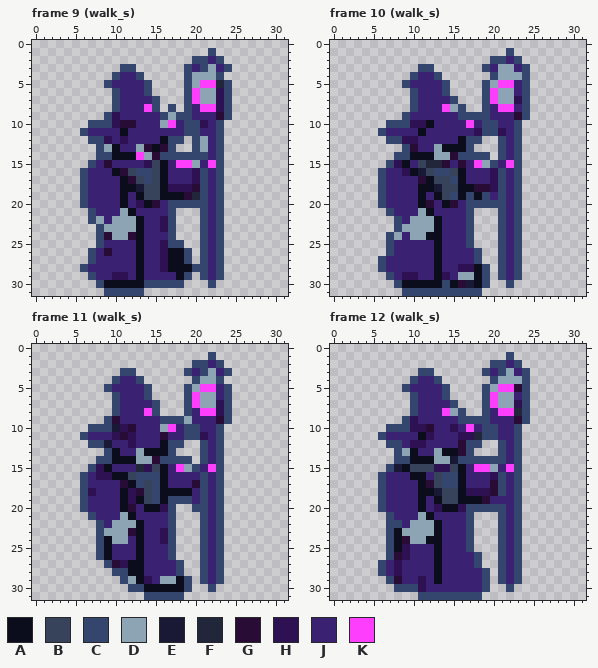
Two states of a pixel-art file, projects/007_survivors/art/wizard.aseprite. This is how it looked before the edit.
32x32 pixels, 59 frames. Shown: frame 9 (walk_s), frame 10 (walk_s), frame 11 (walk_s), frame 12 (walk_s). The commit also changed other frames, which this record leaves out.
Palette (. is transparent): A #0c0d1c  B #36435b  C #34466e  D #8ca4b4  E #191935  F #21263b  G #290c36  H #2d1153  J #3b2171  K #fd3ffd
Pixels before, frame 9 (walk_s), first column x 6:
 1 ................C..
 2 ..............CCJC.
 3 .....CC......CJCDJC
 4 ....CJJC.....CDDDC.
 5 ...CJJJJC....CDKKFC
 6 ....CJJJC....CKDDHC
 7 ....CJJJJC...CKDDHC
 8 ....CJJJKC.C.CJKKHC
 9 ...CHJJJJJCDCCJJJGC
10 .CCCHGGJJJDKJCCHJC.
11 CJJJJAJJJJJJJCCJJC.
12 .CCHJHJJJJACC.CDJC.
13 ..CDAJJDGAGC..CDJC.
14 ..CCAAAKDGCCCCCCJC.
15 .CJGJJJJHBAJKKDJKC.
16 CJJJAGBCCBAJJJHCJC.
17 CJJJJAGBCBAJJJHCJC.
18 CJJJJAAEBBAHHHGCJC.
19 CJJJJAJABBAAAGFCJC.
20 CJJJJAJHAGJCCCCCJC.
21 .CJJJDAJJJJC...CJC.
22 .CDJDDDAJJHC...CJC.
23 ..CDDDDAJJHC...CJC.
24 ..CGDDGAJJJC...CJC.
25 ..CJJJJAJJHCC..CJC.
26 .CJGJJJAJJHAAC.CJC.
27 .CJJJJJAJJHAAC.CJC.
28 CJJJJJJAJJHAAACCJC.
29 .CJJHHJAJJJJAC.CJC.
30 ..CAAAAACCCCC...C..
31 ...CCCCC...........
Pixels before, frame 10 (walk_s), first column x 6:
 1 ................C..
 2 ..............CCJC.
 3 .....CC......CJDDJC
 4 ....CJJC......CDDDC
 5 ...CJJJJC....CDKKJC
 6 ....CJJJC....CKDDJC
 7 ....CJJJJC...CKDDHC
 8 ....CJJJKDC..CJKKJC
 9 ...CJJJJJJCCCCJJJGC
10 .CCCHHAJJJJKJCCJJC.
11 CJJJJAJJJJJJHCCHJC.
12 .CCHHJJJJJACC..CJC.
13 ...CGJJDAAAC...CJC.
14 ..CCAAADDGCCCC.CJC.
15 .CHAJBFFGJGJKDCJKC.
16 CJJHAEBCCBAJJJHCJC.
17 CJJJJGABBCAJJJHCJC.
18 CJJJJAAEBBAAGGHCJC.
19 CJJJJAJABCACACJCJC.
20 CJJJJAGJAGJCCCCCJC.
21 .CJJJDAJJJJC...CJC.
22 ..CJDDDAJJJC...CJC.
23 ..CDDDDAJJJC...CJC.
24 .CDJDDAAJJJC...CJC.
25 .CJJJJJAJJJC...CJC.
26 .CJJJJJAJJJJC..CJC.
27 CJJJJJJAJJJJC..CJC.
28 CJJJJJJAJJHHAC.CJC.
29 .CJHHJJAHJDDAC.CJC.
30 ..CAAAAACAGEAC..C..
31 ...CCCCCCCCCC......
Pixels before, frame 11 (walk_s), first column x 6:
 1 ................C..
 2 ..............CCJC.
 3 .....CC......CJCDJC
 4 ....CJJC......CDDC.
 5 ...CJJJJC....CDKKJC
 6 ....CJJJC....CKDDJC
 7 ....CJJJJC...CKDDHC
 8 ....CJJJKC...CJKKHC
 9 ...CGJJJJJCCCDJJJGC
10 .CCCEHGJJJDKJCCJJC.
11 CJJJHGHJJJGJJCCHJC.
12 .CCEJJHJJJACC..CJC.
13 ...CAJJDAAAC...CJC.
14 ..CCAAADDGCCCC.CJC.
15 .CHAJJJFHBAJKDCJKC.
16 CJHHAABCCCAJJJJCJC.
17 CJJJJGACBCAJJJGCJC.
18 CHJJJAHGBCAAAAJCJC.
19 CJJJJAHABCACCCJCJC.
20 CJJJJAGJAAHC..CCJC.
21 .CJJJDAJJJJC...CJC.
22 ..CJDDDAJJJC...CJC.
23 ..CDDDGAJJHC...CJC.
24 ..CADDJAJJHC...CJC.
25 ..CAJJJAJJJC...CJC.
26 ..CAJJJAJJJC...CJC.
27 ...CGHAAJJJJC..CJC.
28 ....CCAAJJJJC..CJC.
29 .....CDAHJDDAC.CJC.
30 ......CCAAAAAC..C..
31 ........CCCCC......
Pixels before, frame 12 (walk_s), first column x 6:
 1 ................C..
 2 ..............CCJC.
 3 .....CC......CJCDJC
 4 ....CJJC......CDDDC
 5 ...CJJJJC....CDKKGC
 6 ....CJJJC....CKDDJC
 7 ....CJJJJC...CKDDHC
 8 ....CJJJKDC..CJKKFC
 9 ...CHJJJJJCCCCJJJGC
10 .CCCHHGJJHJKJCCJJC.
11 CJJJJAHJJJHHFCCJJC.
12 .CCJHHJJJJGCC..CJC.
13 ..CDAJJDAAGC...CJC.
14 ..CCAAADDECCCCCCJC.
15 .CEABBBHHBAJKKDJKC.
16 CJJJAAJBCCAJJJHCJC.
17 CJJJJAGBCCAJJJGCJC.
18 CJJJJAAEBBAHHHGCJC.
19 CJJJJAJABBAAAGJJJC.
20 CJJJJAJHAAHCCCCCJC.
21 .CJJJDAJJJJC...CJC.
22 .CCJDDDAJJJC...CJC.
23 .CADDDDAJJJC...CJC.
24 .CAGDDAAJJJC...CJC.
25 .CAHJJJAJJJC...CJC.
26 .CGHJJJAJJJJC..CJC.
27 CJHJJJJAJJJJC..CJC.
28 CJHJJJJAJJJJJC.CJC.
29 .CGJJHJAJJJJJC.CJC.
30 ..CCCHJJJJJJJC..C..
31 .....CCCCCCCC......
The same view after the edit:
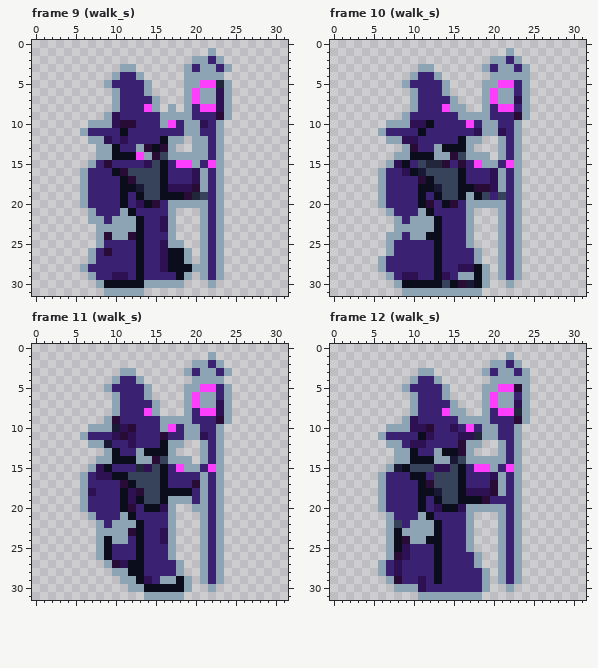
The edit:
Changed rows in their new state; - is an unchanged pixel.
Frame 9 (walk_s):
first column x 6:
 1 ----------------D--
 2 --------------DD-D-
 3 -----DD------D-D--D
 4 ----D--D-----D---D-
 5 ---D----D----D----D
 6 ----D---D----D----D
 7 ----D----D---D----D
 8 ----D----D-D-D----D
 9 ---D------D-DD----D
10 -DDD---------DD--D-
11 D------------DD--D-
12 -DD--------DD-D--D-
13 --D--------D--D--D-
14 --DD------BDDDDD-D-
15 -D---------------D-
16 D------BB------D-D-
17 D-------B------D-D-
18 D--------------D-D-
19 D--------------B-D-
20 D----------DDDDD-D-
21 -D---------D---D-D-
22 -D---------D---D-D-
23 --D--------D---D-D-
24 --D--------D---D-D-
25 --D--------DD--D-D-
26 -D-----------D-D-D-
27 -D-----------D-D-D-
28 D-------------DD-D-
29 -D-----------D-D-D-
30 --D-----DDDDD---D--
31 ---DDDDD-----------
Frame 10 (walk_s):
first column x 6:
 1 ----------------D--
 2 --------------DD-D-
 3 -----DD------D----D
 4 ----D--D------D---D
 5 ---D----D----D----D
 6 ----D---D----D----D
 7 ----D----D---D----D
 8 ----D-----D--D----D
 9 ---D------DDDD----D
10 -DDD---------DD--D-
11 D------------DD--D-
12 -DD--------DD--D-D-
13 ---D-------D---D-D-
14 --DD------BDDD-D-D-
15 -D------------D--D-
16 D------BB------D-D-
17 D--------B-----D-D-
18 D--------------D-D-
19 D--------B-D-B-B-D-
20 D----------DDDDD-D-
21 -D---------D---D-D-
22 --D--------D---D-D-
23 --D--------D---D-D-
24 -D---------D---D-D-
25 -D---------D---D-D-
26 -D----------D--D-D-
27 D-----------D--D-D-
28 D------------D-D-D-
29 -D-----------D-D-D-
30 --D-----B----D--D--
31 ---DDDDDDDDDD------
Frame 11 (walk_s):
first column x 6:
 1 ----------------D--
 2 --------------DD-D-
 3 -----DD------D-D--D
 4 ----D--D------D--D-
 5 ---D----D----D----D
 6 ----D---D----D----D
 7 ----D----D---D----D
 8 ----D----D---D----D
 9 ---D------DDD-----D
10 -DDD---------DD--D-
11 D------------DD--D-
12 -DD--------DD--D-D-
13 ---D-------D---D-D-
14 --DD------BDDD-D-D-
15 -D------------D--D-
16 D------BBB-----D-D-
17 D------B-B-----D-D-
18 D--------B-----D-D-
19 D--------B-DDD-D-D-
20 D----------D--DD-D-
21 -D---------D---D-D-
22 --D--------D---D-D-
23 --D--------D---D-D-
24 --D--------D---D-D-
25 --D--------D---D-D-
26 --D--------D---D-D-
27 ---D--------D--D-D-
28 ----DD------D--D-D-
29 -----D-------D-D-D-
30 ------DD-----D--D--
31 --------DDDDD------
Frame 12 (walk_s):
first column x 6:
 1 ----------------D--
 2 --------------DD-D-
 3 -----DD------D-D--D
 4 ----D--D------D---D
 5 ---D----D----D----D
 6 ----D---D----D----D
 7 ----D----D---D----D
 8 ----D-----D--D----D
 9 ---D------DDDD----D
10 -DDD---------DD--D-
11 D------------DD--D-
12 -DD--------DD--D-D-
13 --D--------D---D-D-
14 --DD------BDDDDD-D-
15 -D---------------D-
16 D-------BB-----D-D-
17 D-------BB-----D-D-
18 D--------------D-D-
19 D----------------D-
20 D----------DDDDD-D-
21 -D---------D---D-D-
22 -DB--------D---D-D-
23 -D---------D---D-D-
24 -D---------D---D-D-
25 -D---------D---D-D-
26 -D----------D--D-D-
27 D-----------D--D-D-
28 D------------D-D-D-
29 -D-----------D-D-D-
30 --DDD--------D--D--
31 -----DDDDDDDD------
